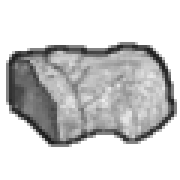
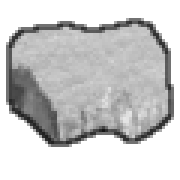
Layers edited between the first and the second 180 × 180 image:
added layer "snow line" above "snow" over [6, 18, 174, 147]
added layer "snow" above "line" over [9, 21, 171, 117]
hid "line" over [6, 42, 177, 147]
